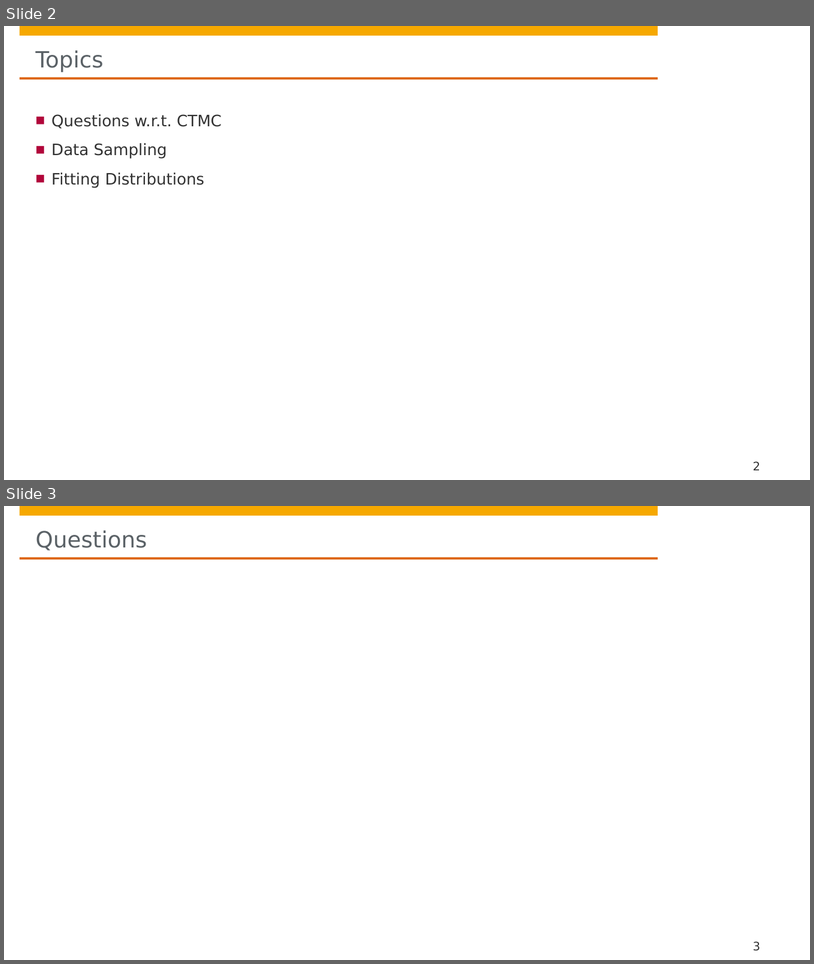
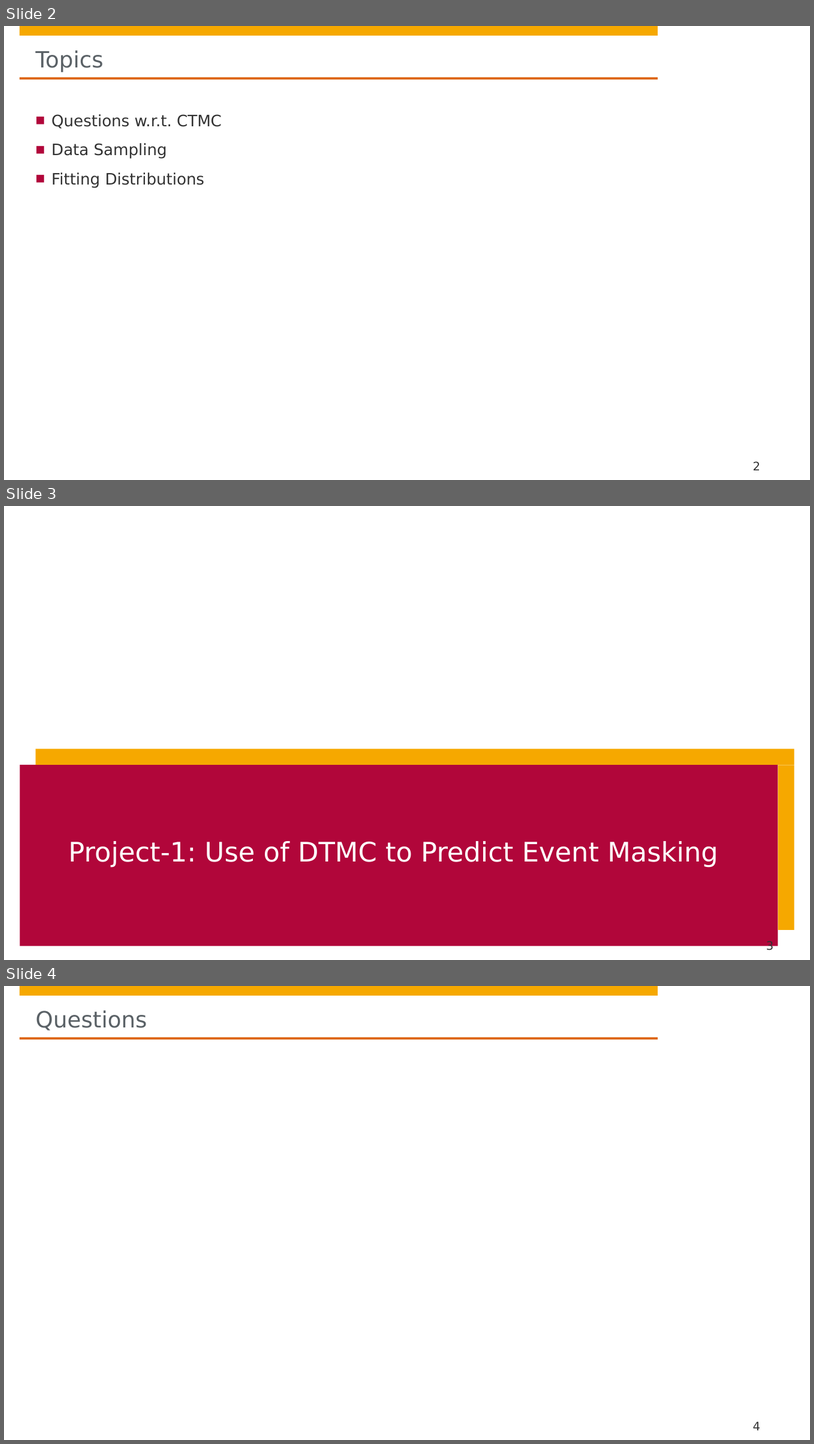
Before and after one commit to hpi-sam/HMM-Learning4SAS, a slide deck: projects/CTMC/P4 - Continuous Time Markov Chains.pptx. Shown one above the other, each under a label of ours: slides 2 and 3 before the commit, slides 2, 3 and 4 after it. The pictures are 814x964 and 814x1444 pixels, drawn with LibreOffice and Linux fonts; fonts in the diff are those of the drawing; grey boxes stand for pictures; background and template pictures are left out. Boxes give left, top, right and bottom in pixels: in the first picture for what was removed or moved away, otherwise in the second. Text is boxed around its words. In the diff, an @@ line names an element or a change of style, - is before the commit and + after.

```diff
--- a/projects/CTMC/P4 - Continuous Time Markov Chains.pptx
+++ b/projects/CTMC/P4 - Continuous Time Markov Chains.pptx
@@ slide 3 added at [4,506,810,960], background #FFFFFF; not listed: 4 template elements that a slide beside it also shows @@
@@ rectangle added at [14,506,659,609], fill #FFFFFF @@
@@ rectangle added at [35,748,795,765], fill #F6A800 @@
@@ rectangle added at [20,765,779,946], fill #B1063A @@
@@ rectangle added at [779,765,795,930], fill #F6A800 @@
@@ title added at [68,841,719,867], 32 pt, text #FFFFFF @@
+Project-1: Use of DTMC to Predict Event Masking
@@ page number added at [767,940,774,953], 14 pt, text #323232 @@
+3
@@ what was slide 3 is now slide 4 @@
@@ page number at [753,1421,761,1430]: text changed @@
-3
+4
```
Also in this commit, not shown: 1 slide changed.
